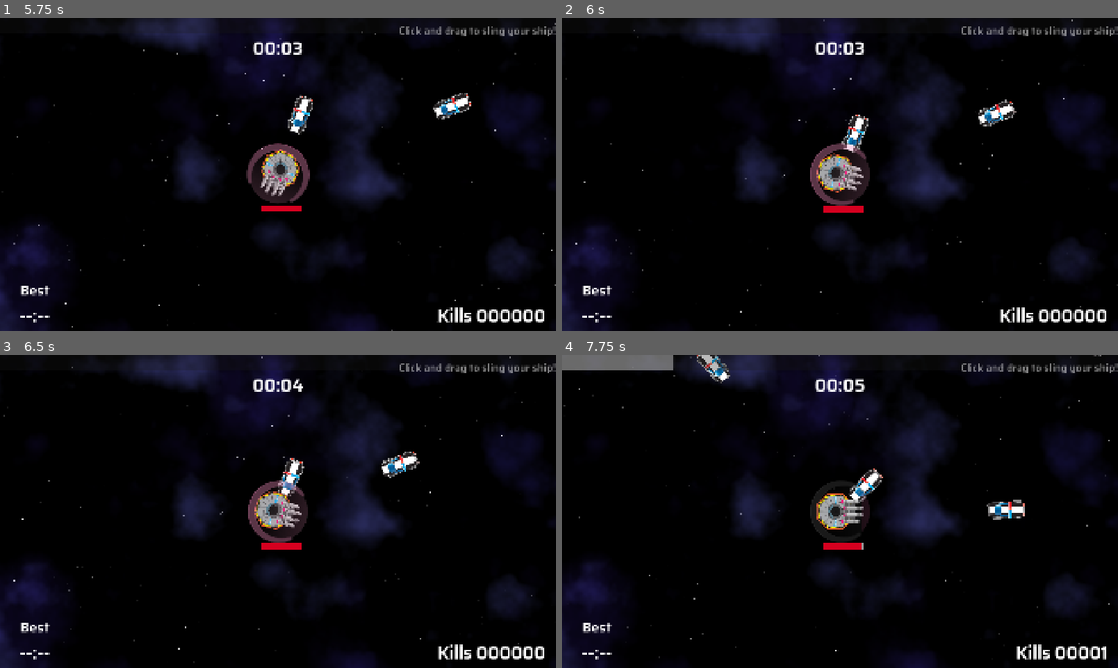
Above: before the commit, frames 1-4 (two rows, left to right).
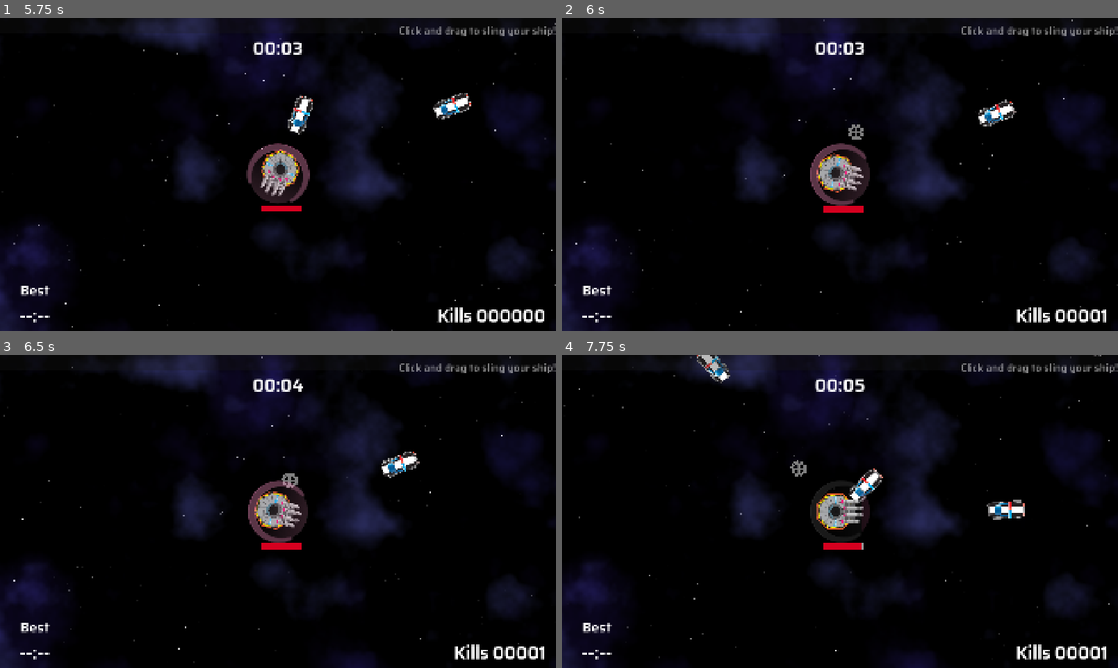
Above: after the commit, the same moments.

Repository: two-sticks-and-a-rock/space-arcade
Game: Godot game, scene res://scenes/main_menu.tscn
The game is run twice, just before and just after one commit, with the same random seed, the same clock (stepped at 60 frames per second) and the same inputs.
Inputs (mouse positions are in pixels of both pictures, inside the frame that each line leads up to):
- Up to frame 1 (5.75 s): click "START" at 0.5 s; click "Skip" at 1.25 s; click "Skip" at 2 s; move the mouse to (400, 158) at 2.77 s; press the mouse at (400, 158) at 2.78 s; move the mouse to (166, 190) at 3.52 s; release the mouse at (166, 190) at 3.53 s; click (166, 190) at 3.6 s; move the mouse to (333, 105) at 4.27 s; press the mouse at (333, 105) at 4.28 s; move the mouse to (250, 237) at 5.02 s; release the mouse at (250, 237) at 5.03 s; click (250, 237) at 5.1 s
- Up to frame 2 (6 s): move the mouse to (1006, 221) at 5.77 s; press the mouse at (1006, 221) at 5.78 s
- Up to frame 3 (6.5 s): no input
- Up to frame 4 (7.75 s): move the mouse to (673, 464) at 6.52 s; release the mouse at (673, 464) at 6.53 s; click (673, 464) at 6.6 s; move the mouse to (867, 511) at 7.27 s; press the mouse at (867, 511) at 7.28 s

Frame 1 is identical in both runs. In frame 2, 1.0% of the frame differs, in the area x 50-98%, y 30-98%; in frame 3, 1.0%; in frame 4, 1.1%, in the area x 0-44%, y 0-39%.

Commit message:
Add missing upgrade text for cryo pulse

Diff:
--- a/missile.gd
+++ /dev/null
@@ -1 +0,0 @@
-=
--- a/missile_silo.gd
+++ /dev/null
@@ -1,11 +0,0 @@
-extends Area2D
-
-
-# Called when the node enters the scene tree for the first time.
-func _ready() -> void:
-	pass # Replace with function body.
-
-
-# Called every frame. 'delta' is the elapsed time since the previous frame.
-func _process(delta: float) -> void:
-	pass
--- a/scenes/player/player_weapons/Missile_Silo/missile_silo.gd
+++ b/scenes/player/player_weapons/Missile_Silo/missile_silo.gd
@@ -13,10 +13,6 @@
 	up_timer.start()
 	down_timer.stop()
 
-func _process(delta: float) -> void:
-	pass
-
-
 func _on_up_timer_timeout() -> void:
 	up_timer.stop()
 	down_timer.start()
--- a/scenes/player/player_weapons/Missile_Silo/missile_silo.tscn
+++ b/scenes/player/player_weapons/Missile_Silo/missile_silo.tscn
@@ -42,6 +42,8 @@
 
 [node name="Missile_Silo" type="Node2D" unique_id=356839213]
 script = ExtResource("1_e740r")
+display_name = "Missile Silo"
+description = "Homing missiles for distance kills"
 bullet_scene = ExtResource("2_wy3lk")
 dmg = 100
 num_bullets = 3
--- a/scenes/player/player_weapons/frost_nova/frost_nova.tscn
+++ b/scenes/player/player_weapons/frost_nova/frost_nova.tscn
@@ -11,6 +11,7 @@
 [ext_resource type="Script" uid="uid://7aipbw1b1m47" path="res://scenes/player/player_weapons/weapon_upgrades/uptime_upgrade.gd" id="9_t3w76"]
 
 [sub_resource type="Resource" id="Resource_5qj5v"]
+resource_name = "Size: 1.2x"
 script = ExtResource("5_o2xxi")
 bullet_scale = 1.2
 metadata/_custom_type_script = "uid://c0owbkeruir2v"
@@ -22,6 +23,7 @@
 metadata/_custom_type_script = "uid://cv1cwxelnr7jm"
 
 [sub_resource type="Resource" id="Resource_lmqlq"]
+resource_name = "Freeze Time: 3s -> 4s"
 script = ExtResource("6_8f2kg")
 metadata/_custom_type_script = "uid://b76m57i5lxfem"
 
@@ -32,15 +34,18 @@
 metadata/_custom_type_script = "uid://cv1cwxelnr7jm"
 
 [sub_resource type="Resource" id="Resource_vopsm"]
+resource_name = "Down Time: 8s -> 7s"
 script = ExtResource("7_8f2kg")
 downtimer_decrease = 1.0
 metadata/_custom_type_script = "uid://jd2xcnw1xep3"
 
 [sub_resource type="Resource" id="Resource_ekw0x"]
+resource_name = "Damage: 25 -> 50"
 script = ExtResource("8_t3w76")
 metadata/_custom_type_script = "uid://cfgllll1jbmru"
 
 [sub_resource type="Resource" id="Resource_8f2kg"]
+resource_name = "Size: 1.5x"
 script = ExtResource("5_o2xxi")
 bullet_scale = 1.5
 metadata/_custom_type_script = "uid://c0owbkeruir2v"
@@ -52,14 +57,17 @@
 metadata/_custom_type_script = "uid://cv1cwxelnr7jm"
 
 [sub_resource type="Resource" id="Resource_t3w76"]
+resource_name = "Up time: 3s -> 5s"
 script = ExtResource("9_t3w76")
 metadata/_custom_type_script = "uid://7aipbw1b1m47"
 
 [sub_resource type="Resource" id="Resource_kts0k"]
+resource_name = "Down time: 7s -> 5s"
 script = ExtResource("7_8f2kg")
 metadata/_custom_type_script = "uid://jd2xcnw1xep3"
 
 [sub_resource type="Resource" id="Resource_2bdki"]
+resource_name = "Freeze time: 4s -> 5s"
 script = ExtResource("6_8f2kg")
 metadata/_custom_type_script = "uid://b76m57i5lxfem"
 
@@ -70,6 +78,7 @@
 metadata/_custom_type_script = "uid://cv1cwxelnr7jm"
 
 [sub_resource type="Resource" id="Resource_0hj3c"]
+resource_name = "Size: 2x"
 script = ExtResource("5_o2xxi")
 bullet_scale = 2.0
 metadata/_custom_type_script = "uid://c0owbkeruir2v"
@@ -81,12 +90,14 @@
 metadata/_custom_type_script = "uid://cv1cwxelnr7jm"
 
 [sub_resource type="Resource" id="Resource_hidp8"]
+resource_name = "Freeze Time: 5s -> 6s"
 script = ExtResource("6_8f2kg")
-freeze_time_increase = 3.0
 metadata/_custom_type_script = "uid://b76m57i5lxfem"
 
 [sub_resource type="Resource" id="Resource_5vf04"]
+resource_name = "Size: 3x"
 script = ExtResource("5_o2xxi")
+bullet_scale = 3.0
 metadata/_custom_type_script = "uid://c0owbkeruir2v"
 
 [sub_resource type="Resource" id="Resource_er8ws"]
@@ -98,7 +109,7 @@
 [node name="FrostNova" type="Node2D" unique_id=529776342]
 script = ExtResource("1_43v6x")
 freeze_time = 3.0
-display_name = "Frost Nova"
+display_name = "Cryo Pulse"
 description = "Freeze enemies in place to make a getaway"
 bullet_scene = ExtResource("2_hm4nq")
 dmg = 25
--- a/scenes/player/player_weapons/orbiter/orbiter_ring.tscn
+++ b/scenes/player/player_weapons/orbiter/orbiter_ring.tscn
@@ -13,13 +13,13 @@
 [ext_resource type="Script" uid="uid://bwfv8jqyb0kx7" path="res://scenes/player/player_weapons/weapon_upgrades/bullet_speed_upgrade.gd" id="10_vxvyc"]
 
 [sub_resource type="Resource" id="Resource_qgt3p"]
-resource_name = "Downtime: 8s → 7s"
+resource_name = "Downtime: 8s -> 7s"
 script = ExtResource("5_jwv4o")
 downtimer_decrease = 1.0
 metadata/_custom_type_script = "uid://jd2xcnw1xep3"
 
 [sub_resource type="Resource" id="Resource_jwv4o"]
-resource_name = "Uptime: 6s → 7s"
+resource_name = "Uptime: 6s -> 7s"
 script = ExtResource("6_inxn4")
 uptimer_increase = 1.0
 metadata/_custom_type_script = "uid://7aipbw1b1m47"
@@ -30,7 +30,7 @@
 upgrades = Array[ExtResource("3_x6mqk")]([SubResource("Resource_qgt3p"), SubResource("Resource_jwv4o")])
 
 [sub_resource type="Resource" id="Resource_6d4r7"]
-resource_name = "Damage: 50 → 75"
+resource_name = "Damage: 50 -> 75"
 script = ExtResource("4_tippe")
 
 [sub_resource type="Resource" id="Resource_246l1"]
@@ -40,7 +40,7 @@
 metadata/_custom_type_script = "uid://c0owbkeruir2v"
 
 [sub_resource type="Resource" id="Resource_mjay7"]
-resource_name = "Bullets: 2 → 3"
+resource_name = "Bullets: 2 -> 3"
 script = ExtResource("4_x6mqk")
 metadata/_custom_type_script = "uid://dtutoa66ihr48"
 
@@ -50,7 +50,7 @@
 upgrades = Array[ExtResource("3_x6mqk")]([SubResource("Resource_6d4r7"), SubResource("Resource_246l1"), SubResource("Resource_mjay7")])
 
 [sub_resource type="Resource" id="Resource_er65o"]
-resource_name = "Damage: 75 → 100"
+resource_name = "Damage: 75 -> 100"
 script = ExtResource("4_tippe")
 metadata/_custom_type_script = "uid://cfgllll1jbmru"
 
@@ -61,7 +61,7 @@
 metadata/_custom_type_script = "uid://c0owbkeruir2v"
 
 [sub_resource type="Resource" id="Resource_qot2w"]
-resource_name = "Bullets: 3 → 4"
+resource_name = "Bullets: 3 -> 4"
 script = ExtResource("4_x6mqk")
 metadata/_custom_type_script = "uid://dtutoa66ihr48"
 
@@ -71,18 +71,18 @@
 upgrades = Array[ExtResource("3_x6mqk")]([SubResource("Resource_er65o"), SubResource("Resource_vxvyc"), SubResource("Resource_qot2w")])
 
 [sub_resource type="Resource" id="Resource_epeq1"]
-resource_name = "Uptime: 7s → 10s"
+resource_name = "Uptime: 7s -> 10s"
 script = ExtResource("6_inxn4")
 uptimer_increase = 3.0
 metadata/_custom_type_script = "uid://7aipbw1b1m47"
 
 [sub_resource type="Resource" id="Resource_p3mfa"]
-resource_name = "Downtime: 7s → 5s"
+resource_name = "Downtime: 7s -> 5s"
 script = ExtResource("5_jwv4o")
 metadata/_custom_type_script = "uid://jd2xcnw1xep3"
 
 [sub_resource type="Resource" id="Resource_ef5g3"]
-resource_name = "Speed: 0.5 rev/s → 1 rev/s"
+resource_name = "Speed: 0.5 rev/s -> 1 rev/s"
 script = ExtResource("10_vxvyc")
 bullet_speed_increase = 2.0
 
@@ -98,7 +98,7 @@
 metadata/_custom_type_script = "uid://cfgllll1jbmru"
 
 [sub_resource type="Resource" id="Resource_vdvxc"]
-resource_name = "Bullets: 4 → 8"
+resource_name = "Bullets: 4 -> 8"
 script = ExtResource("4_x6mqk")
 num_bullets_increase = 4
 metadata/_custom_type_script = "uid://dtutoa66ihr48"
--- a/scenes/player/player_weapons/ram_shield/ram_shield.tscn
+++ b/scenes/player/player_weapons/ram_shield/ram_shield.tscn
@@ -20,7 +20,7 @@
 
 [node name="RamShield" type="Node2D" unique_id=1339649772]
 script = ExtResource("1_rl1gc")
-dmg = 25
+dmg = 100
 num_bullets = 1
 bullet_size = 5.0
 metadata/_custom_type_script = "uid://ddp1c2rv414k4"
Not shown, removed: missile.gd.uid
Not shown, removed: missile_silo.gd.uid
